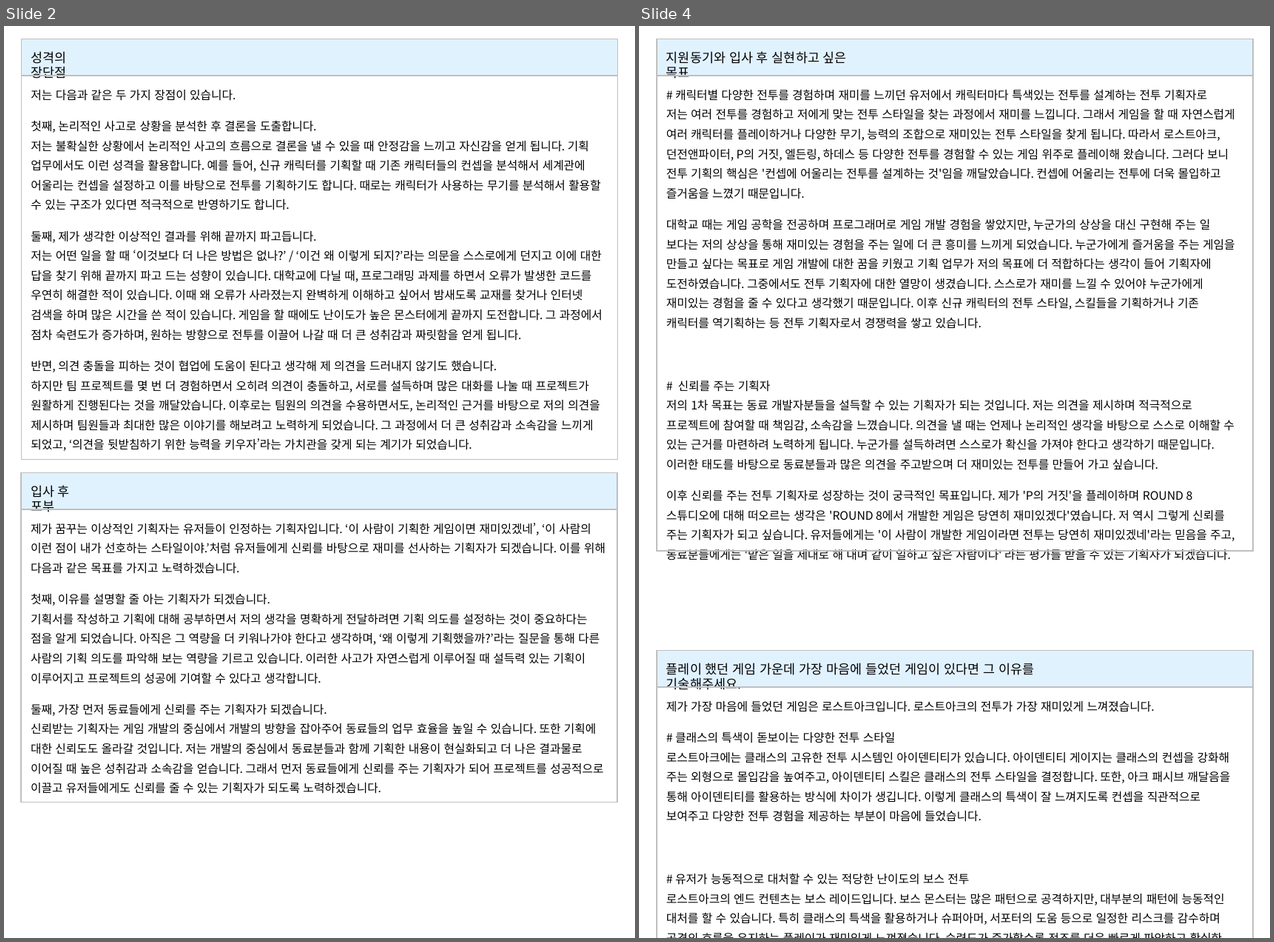
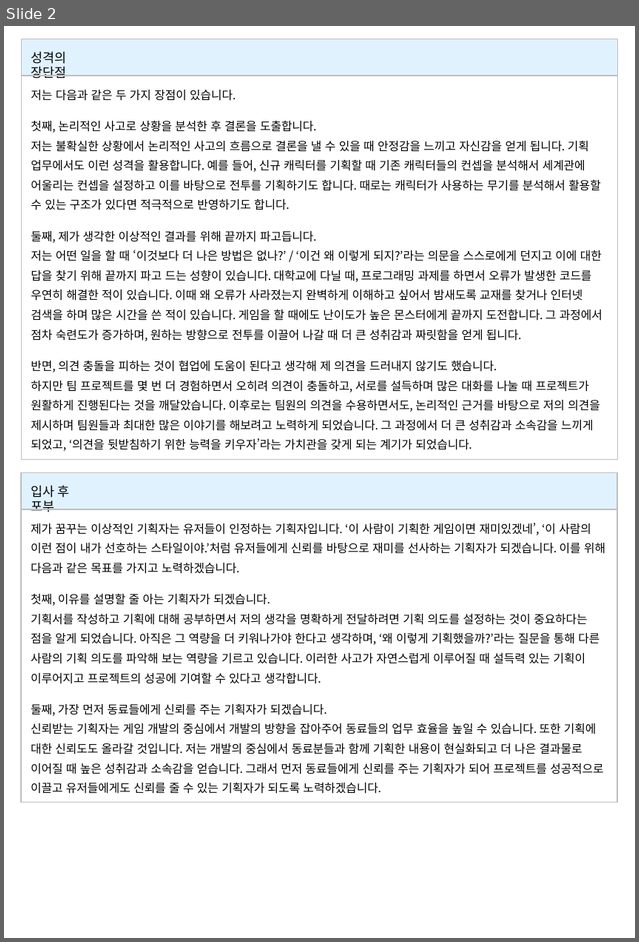
Before and after one commit to hjs0913/GameDesign, a slide deck: 제출 문서 모음/자소서/게임기획_홍진선_자기소개서.pptx. Shown side by side, each under a label of ours: slides 2 and 4 before the commit, slide 2 after it; the slides between them are not shown. The pictures are 1274x942 and 639x942 pixels, drawn with LibreOffice and Linux fonts; fonts in the diff are those of the drawing. Boxes give left, top, right and bottom in pixels: in the first picture for what was removed or moved away, otherwise in the second. Text is boxed around its words. In the diff, an @@ line names an element or a change of style, - is before the commit and + after.

```diff
--- a/제출 문서 모음/자소서/게임기획_홍진선_자기소개서.pptx
+++ b/제출 문서 모음/자소서/게임기획_홍진선_자기소개서.pptx
@@ slide 4 removed at (639, 26, 1270, 938), background #FFFFFF @@
@@ group removed at (657, 39, 1253, 560): 2 texts, 2 rectangles, 1 line @@
-# 캐릭터별 다양한 전투를 경험하며 재미를 느끼던 유저에서 캐릭터마다 특색있는 전투를 설계하는 전투 기획자로
-저는 여러 전투를 경험하고 저에게 맞는 전투 스타일을 찾는 과정에서 재미를 느낍니다. 그래서 게임을 할 때 자연스럽게 여러 캐릭터를 플레이하거나 다양한 무기, 능력의 조합으로 재미있는 전투 스타일을 찾게 됩니다. 따라서 로스트아크, 던전앤파이터, P의 거짓, 엘든링, 하데스 등 다양한 전투를 경험할 수 있는 게임 위주로 플레이해 왔습니다. 그러다 보니 전투 기획의 핵심은 '컨셉에 어울리는 전투를 설계하는 것'임을 깨달았습니다. 컨셉에 어울리는 전투에 더욱 몰입하고 즐거움을 느꼈기 때문입니다.
-대학교 때는 게임 공학을 전공하며 프로그래머로 게임 개발 경험을 쌓았지만, 누군가의 상상을 대신 구현해 주는 일 보다는 저의 상상을 통해 재미있는 경험을 주는 일에 더 큰 흥미를 느끼게 되었습니다. 누군가에게 즐거움을 주는 게임을 만들고 싶다는 목표로 게임 개발에 대한 꿈을 키웠고 기획 업무가 저의 목표에 더 적합하다는 생각이 들어 기획자에 도전하였습니다. 그중에서도 전투 기획자에 대한 열망이 생겼습니다. 스스로가 재미를 느낄 수 있어야 누군가에게 재미있는 경험을 줄 수 있다고 생각했기 때문입니다. 이후 신규 캐릭터의 전투 스타일, 스킬들을 기획하거나 기존 캐릭터를 역기획하는 등 전투 기획자로서 경쟁력을 쌓고 있습니다.
-# 신뢰를 주는 기획자
-저의 1차 목표는 동료 개발자분들을 설득할 수 있는 기획자가 되는 것입니다. 저는 의견을 제시하며 적극적으로 프로젝트에 참여할 때 책임감, 소속감을 느꼈습니다. 의견을 낼 때는 언제나 논리적인 생각을 바탕으로 스스로 이해할 수 있는 근거를 마련하려 노력하게 됩니다. 누군가를 설득하려면 스스로가 확신을 가져야 한다고 생각하기 때문입니다. 이러한 태도를 바탕으로 동료분들과 많은 의견을 주고받으며 더 재미있는 전투를 만들어 가고 싶습니다.
-이후 신뢰를 주는 전투 기획자로 성장하는 것이 궁극적인 목표입니다. 제가 'P의 거짓'을 플레이하며 ROUND 8 스튜디오에 대해 떠오르는 생각은 'ROUND 8에서 개발한 게임은 당연히 재미있겠다'였습니다. 저 역시 그렇게 신뢰를 주는 기획자가 되고 싶습니다. 유저들에게는 '이 사람이 개발한 게임이라면 전투는 당연히 재미있겠네'라는 믿음을 주고, 동료분들에게는 '맡은 일을 제대로 해 내며 같이 일하고 싶은 사람이다' 라는 평가를 받을 수 있는 기획자가 되겠습니다.
-지원동기와 입사 후 실현하고 싶은 목표
@@ group removed at (657, 651, 1253, 938): 2 texts, 2 rectangles, 1 line @@
-제가 가장 마음에 들었던 게임은 로스트아크입니다. 로스트아크의 전투가 가장 재미있게 느껴졌습니다.
-# 클래스의 특색이 돋보이는 다양한 전투 스타일
-로스트아크에는 클래스의 고유한 전투 시스템인 아이덴티티가 있습니다. 아이덴티티 게이지는 클래스의 컨셉을 강화해 주는 외형으로 몰입감을 높여주고, 아이덴티티 스킬은 클래스의 전투 스타일을 결정합니다. 또한, 아크 패시브 깨달음을 통해 아이덴티티를 활용하는 방식에 차이가 생깁니다. 이렇게 클래스의 특색이 잘 느껴지도록 컨셉을 직관적으로 보여주고 다양한 전투 경험을 제공하는 부분이 마음에 들었습니다.
-# 유저가 능동적으로 대처할 수 있는 적당한 난이도의 보스 전투
-로스트아크의 엔드 컨텐츠는 보스 레이드입니다. 보스 몬스터는 많은 패턴으로 공격하지만, 대부분의 패턴에 능동적인 대처를 할 수 있습니다. 특히 클래스의 특색을 활용하거나 슈퍼아머, 서포터의 도움 등으로 일정한 리스크를 감수하며 공격의 흐름을 유지하는 플레이가 재미있게 느껴졌습니다. 숙련도가 증가할수록 전조를 더욱 빠르게 파악하고 확실한 대처를 할 수 있어 숙련도 상승에 대한 성취감도 높았습니다.
-플레이 했던 게임 가운데 가장 마음에 들었던 게임이 있다면 그 이유를 기술해주세요.
```
Also in this commit, not shown: 1 other slide removed, 3 other files.
